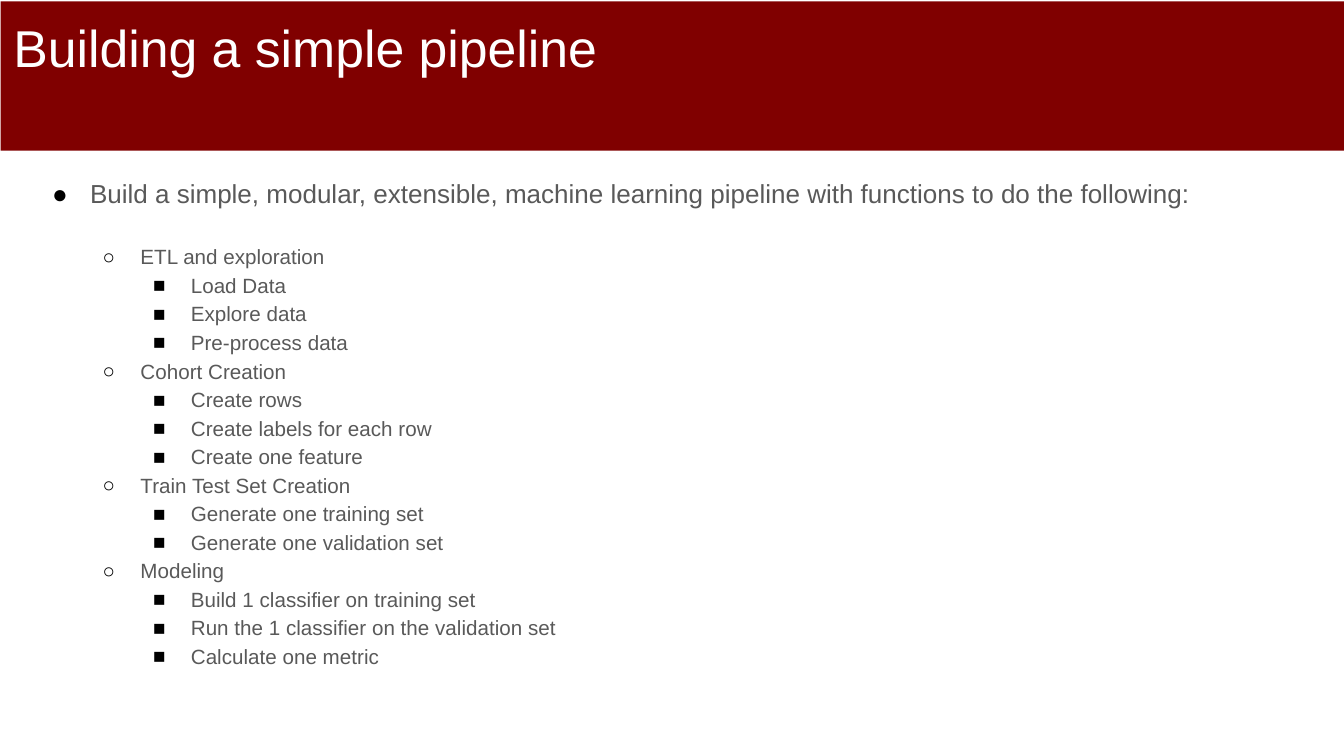
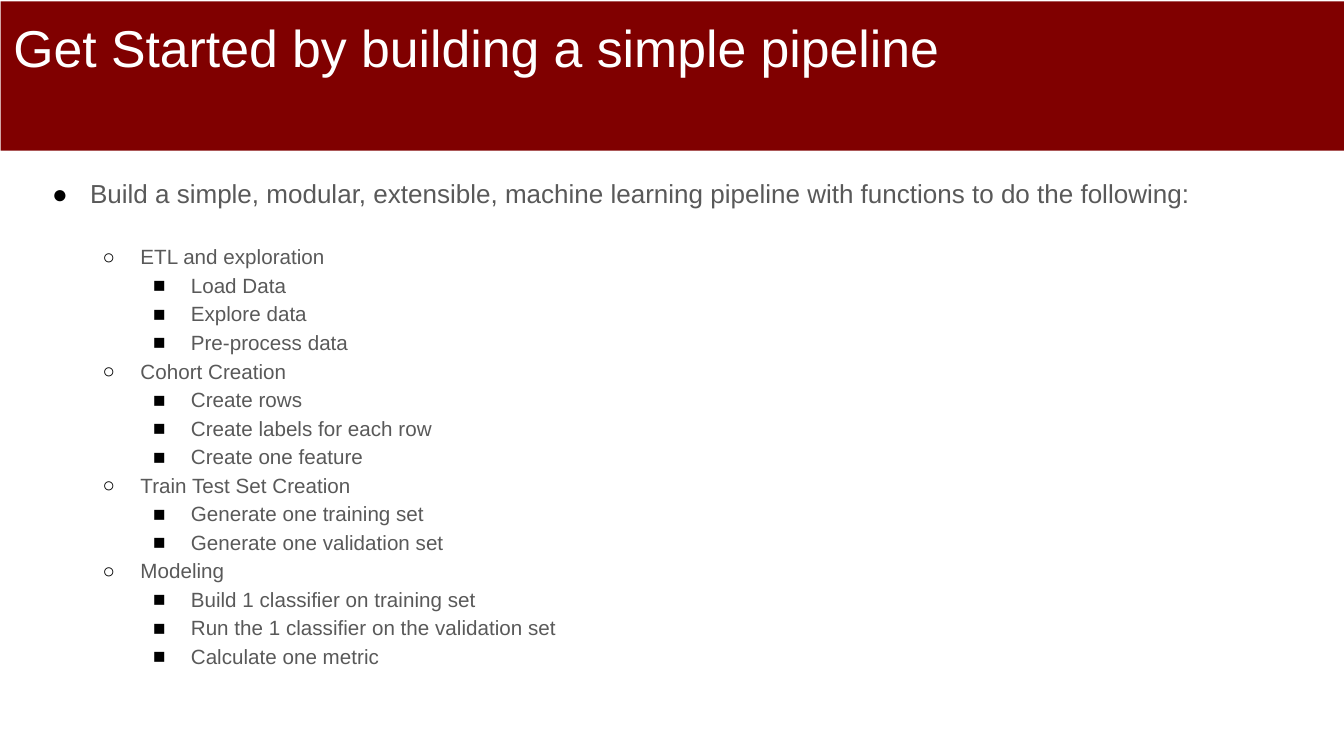
Before and after one commit to dssg/mlforpublicpolicylab, a slide deck: slide 19 of 04 - Machine Learning Pipelines/Machine-Learning-Pipelines.pptx. Drawn at 1344x756 pixels with LibreOffice and Linux fonts; fonts in the diff are those of the drawing. Boxes give left, top, right and bottom in pixels: in the first picture for what was removed or moved away, otherwise in the second. Text is boxed around its words. In the diff, an @@ line names an element or a change of style, - is before the commit and + after.

Commit message:
additional pipeline updates

```diff
--- a/04 - Machine Learning Pipelines/Machine-Learning-Pipelines.pptx
+++ b/04 - Machine Learning Pipelines/Machine-Learning-Pipelines.pptx
@@ title at (13,29,939,78): text changed @@
-Building a simple pipeline
+Get Started by building a simple pipeline
```
Also in this commit, not shown: 9 other slides changed.
